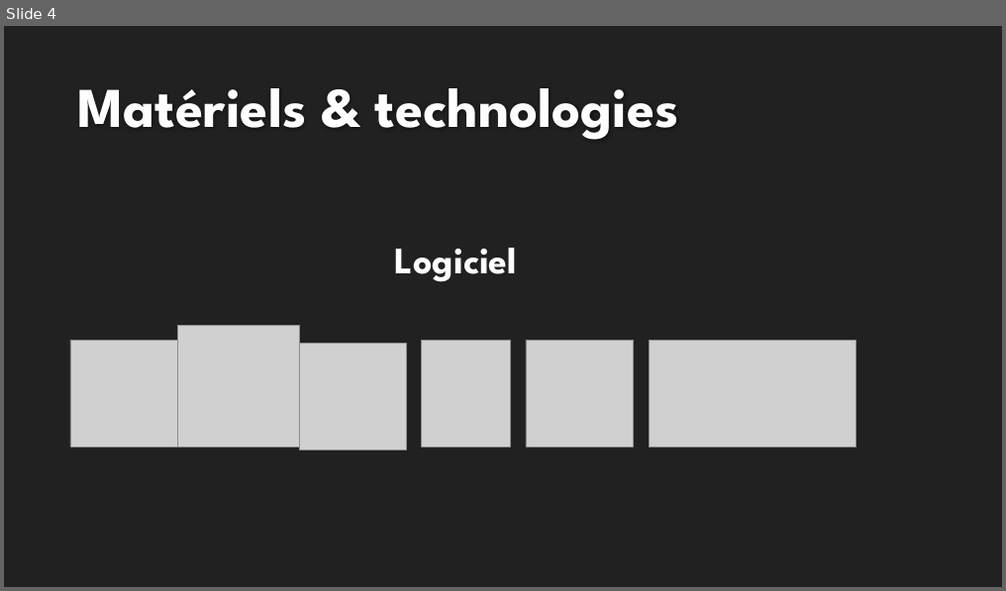
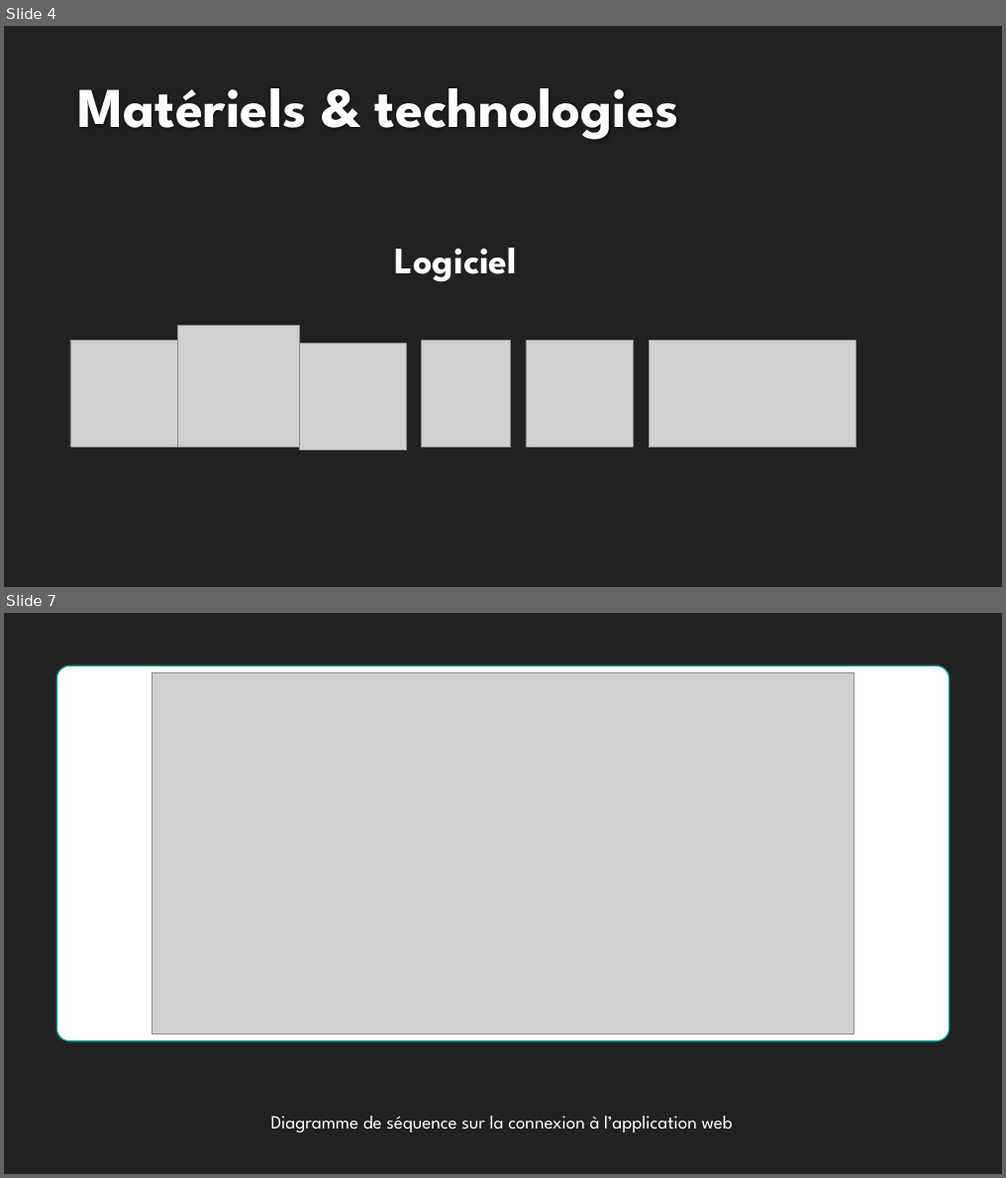
Before and after one commit to Wyrrain/Projet_Bts, a slide deck: Revue n2/Presentation du projet SFL2 (Maxime) Revue 2.pptx. Shown one above the other, each under a label of ours: slide 4 before the commit, slides 4 and 7 after it; the slides between them are not shown. The pictures are 1006x591 and 1006x1178 pixels, drawn with LibreOffice and Linux fonts; fonts in the diff are those of the drawing; grey boxes stand for pictures; background and template pictures are left out. Boxes give left, top, right and bottom in pixels: in the first picture for what was removed or moved away, otherwise in the second. Text is boxed around its words. In the diff, an @@ line names an element or a change of style, - is before the commit and + after.

```diff
--- a/Revue n2/Presentation du projet SFL2 (Maxime) Revue 2.pptx
+++ b/Revue n2/Presentation du projet SFL2 (Maxime) Revue 2.pptx
@@ slide 7 added at (x1=4, y1=613, x2=1002, y2=1174), background picture (left out) @@
@@ rounded rectangle added at (x1=56, y1=665, x2=949, y2=1042), fill #FFFFFF, outline #00948C 1.25 pt @@
@@ picture added at (x1=152, y1=672, x2=854, y2=1035) @@
@@ text added at (x1=271, y1=1116, x2=733, y2=1133), 18 pt, text #FFFFFF @@
+Diagramme de séquence sur la connexion à l’application web
```
Also in this commit, not shown: 13 other slides added, 18 other files.
